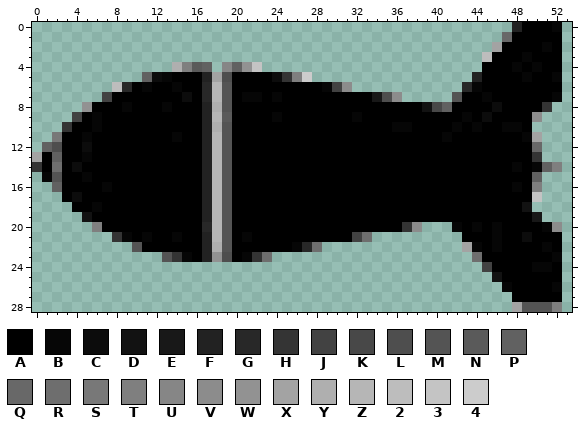
Pixel-art sprite, stored at Travail Final/Debug/Armes et Packs/missile.png. The picture above is the old version.
The file is 54x29 pixels. Colours within 5 levels of each other are drawn and written as one.
Palette (. is transparent): A #000000  B #060606  C #0c0c0c  D #121212  E #181818  F #222222  G #282828  H #343434  J #424242  K #484848  L #4e4e4e  M #545454  N #5a5a5a  P #616161  Q #686868  R #6e6e6e  S #787878  T #7f7f7f  U #868686  V #8c8c8c  W #929292  X #a3a3a3  Y #afafaf  Z #b6b6b6  2 #bdbdbd  3 #c4c4c4  4 #cccccc
Pixels before, first column x 0:
 0 ................................................FAAAB
 1 ...............................................QAAAAA
 2 ..............................................XAAAABA
 3 .............................................2AAABAAA
 4 ..............YTNP.UPW3......................AAABABAA
 5 ...........PCBAAAFXLAAAACHT4................FAAAABAAB
 6 ........2GABAABAAGZMAAAAAAAAABJV...........GBAAAAAAAA
 7 .......JAAAAAAACAGZMABBABAAAAAAAAAELV.....MAABAAAAAAB
 8 .....WAAABAAABAAAFYMAAAAAAAAAAAAAAAAAAADKPAAAACAAAAH.
 9 ....JABAAAAAAAAAAFZNAAAABAAAAAAABAAAAAAAAAABACAAAAV..
10 ...HAABAAAAAAAAAAFYMAAAAAAAAAAAAAAAABBAAAABABAABBA...
11 ..SAABAAAAAAAABAAFZMAAAAAAAAAAAAAAAAAAAAABAAAAAAABX..
12 .PLAACAAAAAAAAAAAFZMAAAAAAAAAAAAAAAAAAAAAAAAAAAAAAQ..
13 XAPAABAAAAAAAAAAAFZMAAAAAAAAAAAAAAAAAAAAAAAAAAAAAAH..
14 HARACAAAAAAAAAAAAFZMAAAAAAAAAAAAAAAAAAAAAAAAAAAABABPT
15 .BMAABAAAAAAAAAAAFZMAAAAAAAAAAAAAAAAAAAAAAAAAAAAAAP..
16 ..PAAAABAAAAAAAAAFZMAAAAAAAAAAAAAAAAAAAAAAAAAAAABAT..
17 ...ACAAAAAAAAAAAAFZMAAAAAAAAAAAAAAAAAAAAAAAAAAAAAA3..
18 ....AABAAAAAAAAAAFZMAAAAAAAAAAAAAAAAAAAAAAAAAAAAAD...
19 .....DAAAAAAAAAAAFZMAAAAAAAAAAAAAAAAAAAAAAAAAAAAAAE..
20 ......TAAAAAAAAAAGZMAAAAAAAAAAAAAAAAAHV...BABABAAAABV
21 ........HBABAABAAFZMABAAAAAAAAAAJR.........AAABAACAAA
22 ..........MAAAAAAFYMAAAAAABGR..............XBABAAAABA
23 .............MHBAFWLABHR....................RAAAAAAAB
24 .............................................JAAAABBA
25 ..............................................DAAAAAA
26 ...............................................BAAAAB
27 ................................................AAAAA
28 ................................................XMMMT
Once edited:
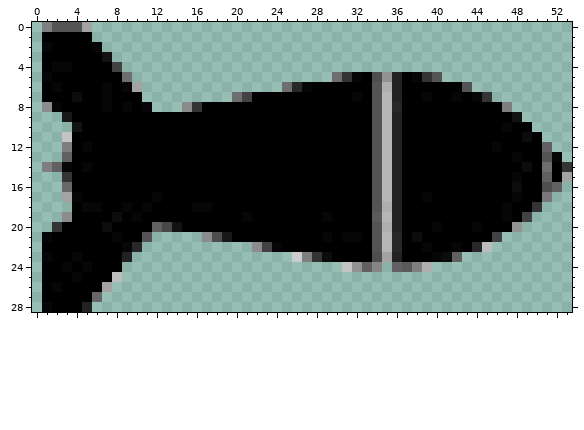
Changes in this commit:
Changed rows in their new state; - is an unchanged pixel.
first column x 0:
 0 -TMMMX------------------------------------------.....-
 1 -AAAAA-----------------------------------------......-
 2 -BAAAAB---------------------------------------.......-
 3 -AAAAAAD-------------------------------------........-
 4 -ABBAAAAJ-----....-....----------------------........-
 5 -BAAAAAAAR-.................--RHBALWFABHM---.........-
 6 -ABAAAABABX..............RGB-AAAAAMYFAAAAAAM.........-
 7 -AAACAAB---.........RJA-A-------B-MZFAABAAB-BH.......-
 8 -VBAAA-B---B...VHAAA--------------MZG--AAA----AT....--
 9 ---EA-A----------AAA----A-------A-MZF------A-A--D..---
10 ---.D-A----------AAA--------------MZFA----A-A---A-----
11 --.3-A--------A--AAA--------------MZF----A-------CA---
12 -..T-B-----------AAA--------------MZF---------B---AP--
13 ...P-A-----------AAA--------------MZF-----------B-AMB-
14 .TPBAB-----------AAA--------------MZF-----------ACARAH
15 -..H-A-----------AAA--------------MZF-----------B-APAX
16 --.Q---A---------AAA--------------MZF-----------C-ALP-
17 ---XB-------B----AAA--------------MZF--B--------B-AS--
18 -----B---B-B----BBAA--------------MYF----------B-AH---
19 ---VAA--C-B------AAA-B-------B----NZF----------B-J.---
20 --HAAAAC----PKD--AAA--------------MYFAAABAA---A-W....-
21 -BAAAAAABA-M.....VLE-A-------B-BBAMZGACAAAA---J......-
22 -AAAAAAAABG...........VJB-AAAAAAAAMZGAABAABAG2.......-
23 -BAABAAAAF---...........--4THCAAAALXFAAABCP-.........-
24 -AABABAAA----------------------3WPU-PNTY-----........-
25 -AAABAAA2-------------------------------------.......-
26 -ABAAAAX---------------------------------------......-
27 -AAAAAQ-----------------------------------------.....-
28 -BAAAF------------------------------------------.....-
Boxes around the changes in both pictures, in picture pixels (x1, y1, x2, y2):
changed: (32, 22, 572, 312)
